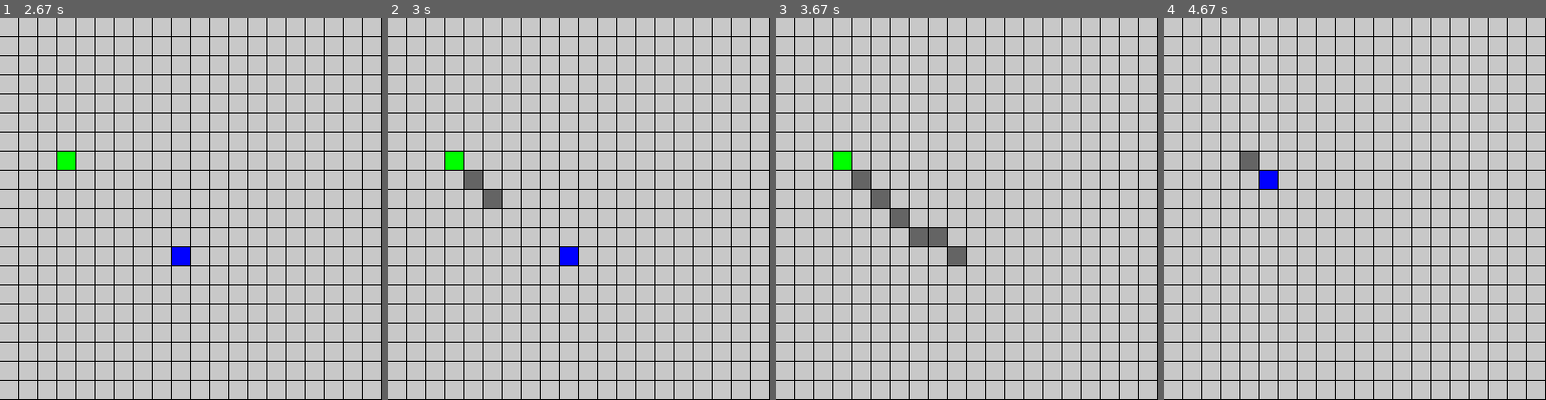
Above: before the commit, frames 1-4 (left to right).
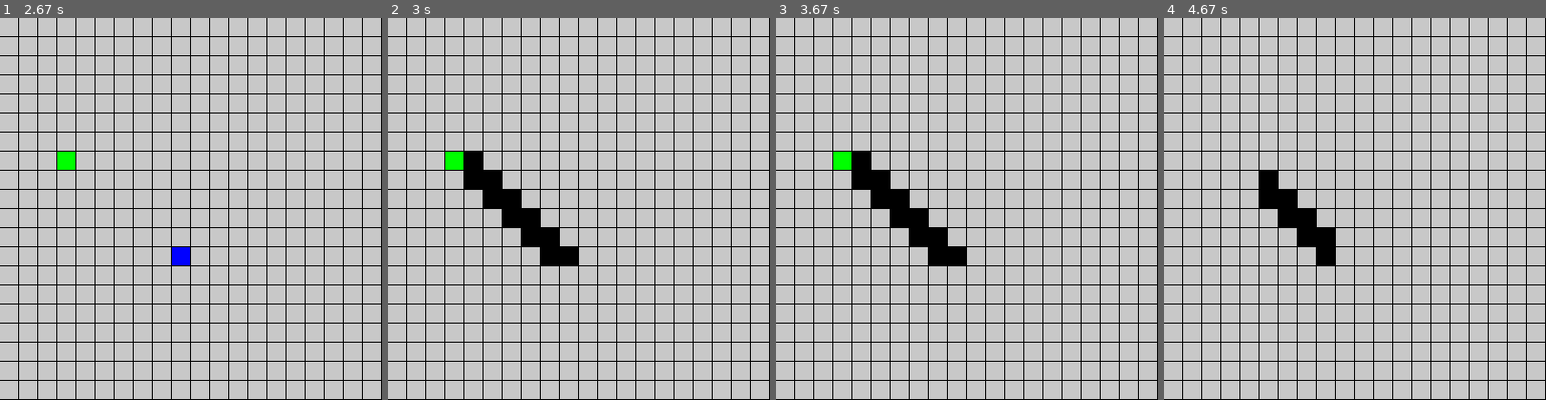
Above: after the commit, the same moments.

Repository: Logan-Ruf/Pathfinding-Visualiser-Python
Game: pygame game, started from EfficientPathAlgorithm.py
Same seed, same stepped clock (60 frames per second), same inputs: the game is played once before the commit and once after it.
Inputs (mouse positions are in pixels of both pictures, inside the frame that each line leads up to):
- Up to frame 1 (2.67 s): click (191, 209) at 0.38 s; click (72, 151) at 0.72 s; right-click (191, 254) at 1.55 s
- Up to frame 2 (3 s): tap Enter at 2.83 s
- Up to frame 3 (3.67 s): no input
- Up to frame 4 (4.67 s): right-click (1270, 178) at 4.28 s; tap Enter at 4.57 s

Frame 1 is identical in both runs. In frame 2, 2.5% of the frame differs, in the area x 20-50%, y 35-65%; in frame 3, 2.5%; in frame 4, 2.0%.

Commit message:
Combined pathfinder3 and pathfinder2d

Diff:
--- a/EfficientPathAlgorithm.py
+++ b/EfficientPathAlgorithm.py
@@ -2,7 +2,8 @@
 #import classes.tile, classes.grid, classes.pathfinder3
 from classes.tile import *
 from classes.grid import *
-from classes.pathfinder3 import *
+from classes.pathfinder2d import *
+from classes.positiondata import *
 
 #global parameters
 TILESIZE = 20
@@ -14,8 +15,8 @@
 
 #create grid for the first time with variables at the top of the file
 grid = Grid(MAPWIDTH, MAPHEIGHT, TILESIZE)
-mapMaker = MapMaker(grid)
-pathFinder = PathFinder2D(grid.tiles)
+mapMaker = PositionData(grid)
+pathFinder = PathFinder2D(mapMaker)
 
 hasRun = False
 #main loop
@@ -49,7 +50,9 @@
             if event.key == K_RETURN:
                 isRunning = True
                 #start pathfinding
-                pathFinder.pathAlgorithm(mapMaker.startTile, mapMaker.endTile)
+                #pathFinder.pathAlgorithm2(mapMaker.startTile, mapMaker.endTile, grid.tiles)
+                mapMaker.findPath(pathFinder)
+                mapMaker.traversePath()
                 hasRun = True
             if event.key == K_DELETE:
                 grid.reset()
--- a/classes/pathfinder2d.py
+++ b/classes/pathfinder2d.py
@@ -57,3 +57,21 @@
 
 
         return self.bestPath
+
+    #Path algorith2 is self-suffcient. Just pass in required variables
+    #and it will find the path while updating tiles
+    def pathAlgorithm2(self, startPos, endPos, gridArray):
+        currentPos = startPos
+        while currentPos != endPos:
+            #find the difference of currentPos and endPos
+            movement = (endPos[0] - currentPos[0], endPos[1] - currentPos[1])
+            #normailze the difference to a max of 1
+            maxInt = max(abs(movement[0]), abs(movement[1]))
+            movement = (round(movement[0]/maxInt), round(movement[1]/maxInt))
+            #add movement to find current tile
+            currentPos = (currentPos[0]+movement[0],currentPos[1]+movement[1])
+            #Change color of current tile and update screen
+            gridArray[currentPos[0]][currentPos[1]].newColor((100,100,100))
+            pygame.display.update()
+            #Wait a tenth of a second for the humans
+            time.sleep(.1)
--- a/classes/pathfinder3.py
+++ b/classes/pathfinder3.py
@@ -10,7 +10,7 @@
 each node needs to store its distance from start from path
 its absolute distance from end
 which sides have walls next to them
-'''
+
 class MapMaker:
 
     def __init__(self, grid):
@@ -54,7 +54,7 @@
     def __init__ (self, gridArray):
         self.gridArray = gridArray
 
-    def pathAlgorithm(self, startPos, endPos):
+    def pathAlgorithm2(self, startPos, endPos, gridArray):
         currentPos = startPos
         while currentPos != endPos:
             #find the difference of currentPos and endPos
@@ -65,7 +65,8 @@
             #add movement to find current tile
             currentPos = (currentPos[0]+movement[0],currentPos[1]+movement[1])
             #Change color of current tile and update screen
-            self.gridArray[currentPos[0]][currentPos[1]].newColor((100,100,100))
+            gridArray[currentPos[0]][currentPos[1]].newColor((100,100,100))
             pygame.display.update()
             #Wait a tenth of a second for the humans
             time.sleep(.1)
+'''
--- a/classes/positiondata.py
+++ b/classes/positiondata.py
@@ -3,67 +3,102 @@
 
 class PositionData:
 
-    def __init__(self, Grid):
-        self.Grid = Grid
+    def __init__(self, grid):
+        #get access to grid
+        self.grid = grid
+        #variables for array based path finding - ie pathAlgorithm
         self.startPos = []
         self.goalPos = []
         self.obstaclesPos = []
         self.currentGridPos = []
         self.bestPath = []
+        #variables for node based programing - ie pathAlgorithm2
+        self.startTile = (-1, -1)
+        self.endTile =   (-1, -1)
 
     #changes the position of the start tile
-    def changeStartTile(self, pos):
+    def setStart(self, pos):
+        #ARRAY FIRST
         #if there is a current tile reset it's color
         if self.startPos != []:
             self.clearTile(self.startPos)
-        self.Grid.tiles[pos[0]][pos[1]].newColor((0,255,0))
+        self.grid.tiles[pos[0]][pos[1]].newColor((0,255,0))
         self.startPos = list(pos)
+        #NODE SECOND
+        if self.startTile != (-1,-1):
+            self.grid.resetTile(self.startTile)
+        #use pos to set new tile as tart
+        self.grid.tiles[pos[0]][pos[1]].setStart()
+        self.startTile = pos
 
         '''
         if self.startPos == []:
             self.startPos.append(pos[0])
             self.startPos.append(pos[1])
         self.clearTile(self.startPos)
-        self.Grid.tiles[pos[0]][pos[1]].newColor((0,255,0))
+        self.grid.tiles[pos[0]][pos[1]].newColor((0,255,0))
         self.startPos = [pos[0], pos[1]]
         '''
     #changes the position of the goal tile
-    def changeGoalTile(self, pos):
+    def setEnd(self, pos):
+        #Array first
         #if there is a current tile reset it's color
         if self.goalPos != []:
             self.clearTile(self.goalPos)
-        self.Grid.changeColor(pos, (0, 0, 255))
+        self.grid.changeColor(pos, (0, 0, 255))
         self.goalPos = list(pos)
+        #Node Second
+        if self.endTile != (-1,-1):
+            self.grid.resetTile(self.endTile)
+        #use pos to set new tile as end
+        self.grid.tiles[pos[0]][pos[1]].setEnd()
+        self.endTile = pos
+
 
     #add/remove obstacle tiles
-    def changeObstacleTile(self, pos):
+    def toggleWall(self, pos):
+        #Array first
         if [pos[0], pos[1]] in self.obstaclesPos:
             self.obstaclesPos.remove([pos[0], pos[1]])
-            self.Grid.changeColor(pos, (200, 200, 200))
+            self.grid.changeColor(pos, (200, 200, 200))
         else:
             self.obstaclesPos.append([pos[0], pos[1]])
-            self.Grid.changeColor(pos, (255, 0, 0))
+            self.grid.changeColor(pos, (255, 0, 0))
+            #Node SECOND
+            oldWall = self.grid.tiles[pos[0]][pos[1]].toggleWall()
+            #if toggleWall method on tile returns start or end reset those variables to default
+            if(oldWall == 'start'):
+                self.startTile = (-1, -1)
+            elif(oldWall == 'end'):
+                self.endTile = (-1, -1)
+
+        #Check to make sure there is a start and end tile
+        def okToStart(self):
+            if self.startTile == (-1, -1) or self.endTile == (-1, -1):
+                return False
+            else:
+                return True
 
     #sets a tile to the original color
     def clearTile(self, pos):
-        self.Grid.tiles[pos[0]][pos[1]].reset()
+        self.grid.tiles[pos[0]][pos[1]].reset()
 
     #sets the entire grid to the original color and clears all tile positions
-    def clearGrid(self):
-        self.Grid.reset()
+    def cleargrid(self):
+        self.grid.reset()
         self.startPos = []
         self.goalPos = []
         self.obstaclesPos = []
         self.bestPath = []
 
     #uses pathfinder class to get a path
-    def findPath(self):
+    def findPath(self, finder):
         finder = PathFinder2D(self)
         self.bestPath = finder.pathAlgorithm()
 
     #traverses path
     def traversePath(self):
         for pos in self.bestPath:
-            self.Grid.changeColor(pos, (0,0,0))
+            self.grid.changeColor(pos, (0,0,0))
             time.sleep(.01)
             pygame.display.update()
